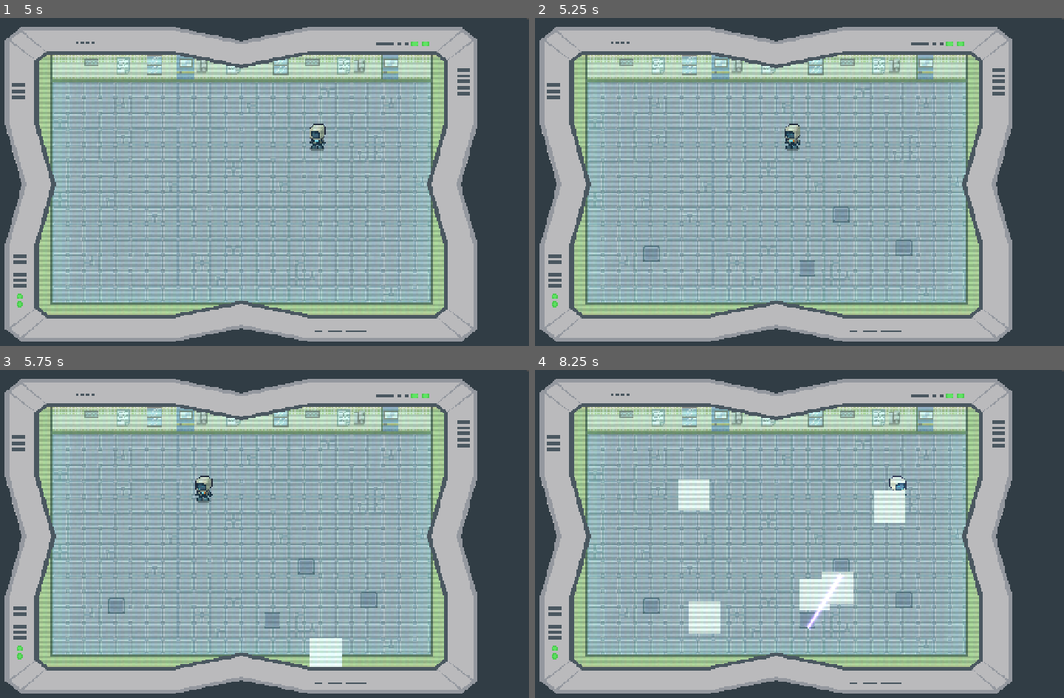
Above: before the commit, frames 1-4 (two rows, left to right).
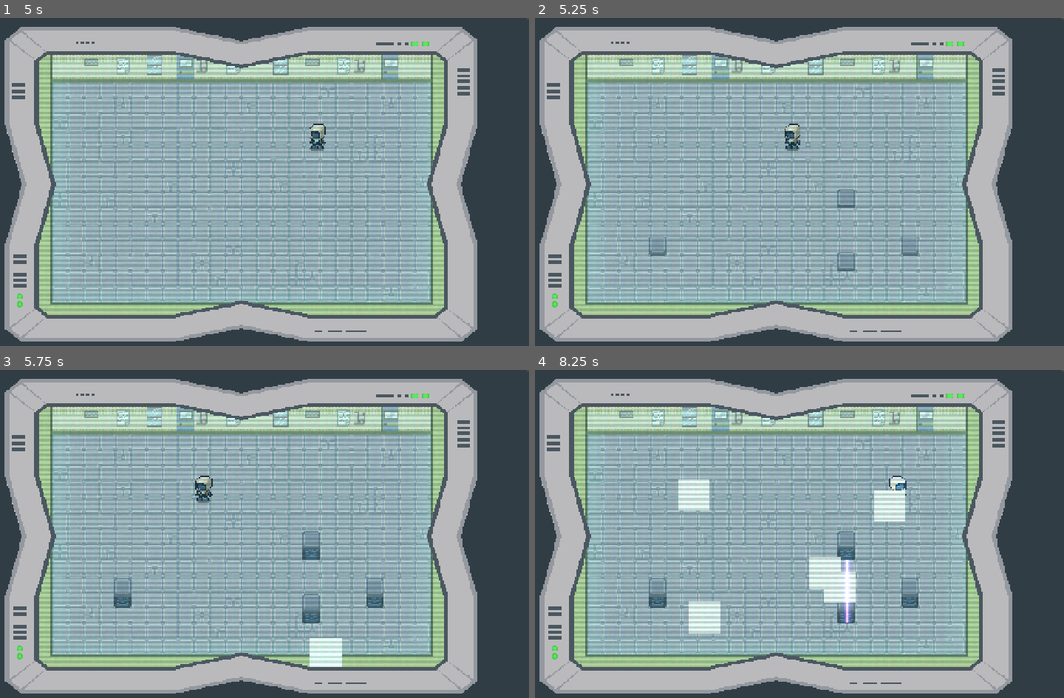
Above: after the commit, the same moments.

Repository: MaulIshak/gamedev-tv
Game: Godot game, scene res://scenes/gameplay.tscn
Same seed, same stepped clock (60 frames per second), same inputs: the game is played once before the commit and once after it.
Inputs (mouse positions are in pixels of both pictures, inside the frame that each line leads up to):
- Up to frame 1 (5 s): click "Start Game" at 0.5 s; tap Enter at 1.25 s; move the mouse to (365, 168) at 1.27 s; hold D (move_right) 1.28-2.03 s; tap Shift (dash) every 0.75 s from 1.35 to 4.35 s; click (365, 168) at 1.42 s; move the mouse to (116, 201) at 2.02 s; hold S (move_down) 2.03-2.78 s; move the mouse to (290, 109) at 2.77 s; hold D (move_right) 2.78-3.53 s; tap Space at 3.5 s; move the mouse to (206, 250) at 3.52 s; hold W (move_up) 3.53-4.28 s; click (206, 250) at 3.67 s; move the mouse to (412, 234) at 4.27 s; hold A (move_left) from 4.28 s (still down)
- Up to frame 2 (5.25 s): keep holding A (move_left); move the mouse to (593, 132) at 5.02 s; tap Shift (dash) at 5.1 s
- Up to frame 3 (5.75 s): keep holding A (move_left)
- Up to frame 4 (8.25 s): move the mouse to (799, 537) at 5.77 s; release A (move_left) at 5.78 s; hold S (move_down) 5.78-6.53 s; tap Shift (dash) every 0.75 s from 5.85 to 8.1 s; click (799, 537) at 5.92 s; move the mouse to (677, 452) at 6.52 s; hold D (move_right) 6.53-7.28 s; move the mouse to (900, 520) at 7.27 s; hold W (move_up) 7.28-8.03 s; move the mouse to (651, 553) at 8.02 s; hold D (move_right) from 8.03 s (still down); click (651, 553) at 8.17 s

Frame 1 is identical in both runs. In frame 2, 0.7% of the frame differs, in the area x 20-73%, y 52-79%; in frame 3, 1.2%; in frame 4, 2.1%, in the area x 20-73%, y 46-80%.

Commit message:
add: fungsi untuk snap turet ke tilemap

Diff:
--- a/scripts/spawner.gd
+++ b/scripts/spawner.gd
@@ -80,14 +80,44 @@
 	if pos == null:
 		pos = _get_random_position_in_rect(rect)
 
-	_place_turret(pos)
-
+	# _place_turret(pos)
+	var snapped_pos = _snap_global_position_to_tile_center(pos)
+	if snapped_pos == null:
+		return
+
+	_place_turret(snapped_pos)
+
+func _snap_global_position_to_tile_center(global_pos: Vector2) -> Variant:
+	if tile_map == null:
+		return null
+
+	var local_pos: Vector2 = tile_map.to_local(global_pos)
+
+	var cell: Vector2i = tile_map.local_to_map(local_pos)
+
+	var source_id := tile_map.get_cell_source_id(cell)
+	if source_id == -1:
+		return null
+
+	var cell_center_local: Vector2 = tile_map.map_to_local(cell)
+
+	var cell_center_global: Vector2 = tile_map.to_global(cell_center_local)
+
+	return cell_center_global
 
 func _place_turret(pos: Vector2) -> void:
 	var turret := turret_scene.instantiate() as Node2D
+
+	pos.y -= 8;
+
 	turret.global_position = pos
 	turret_parent.add_child(turret)
 	_spawned_turrets.append(turret)
+
+	await get_tree().create_timer(0.2).timeout
+
+	if is_instance_valid(turret):
+		turret.show_turret()
 
 # -- Enemy spawning -------------------------------------------------
 
